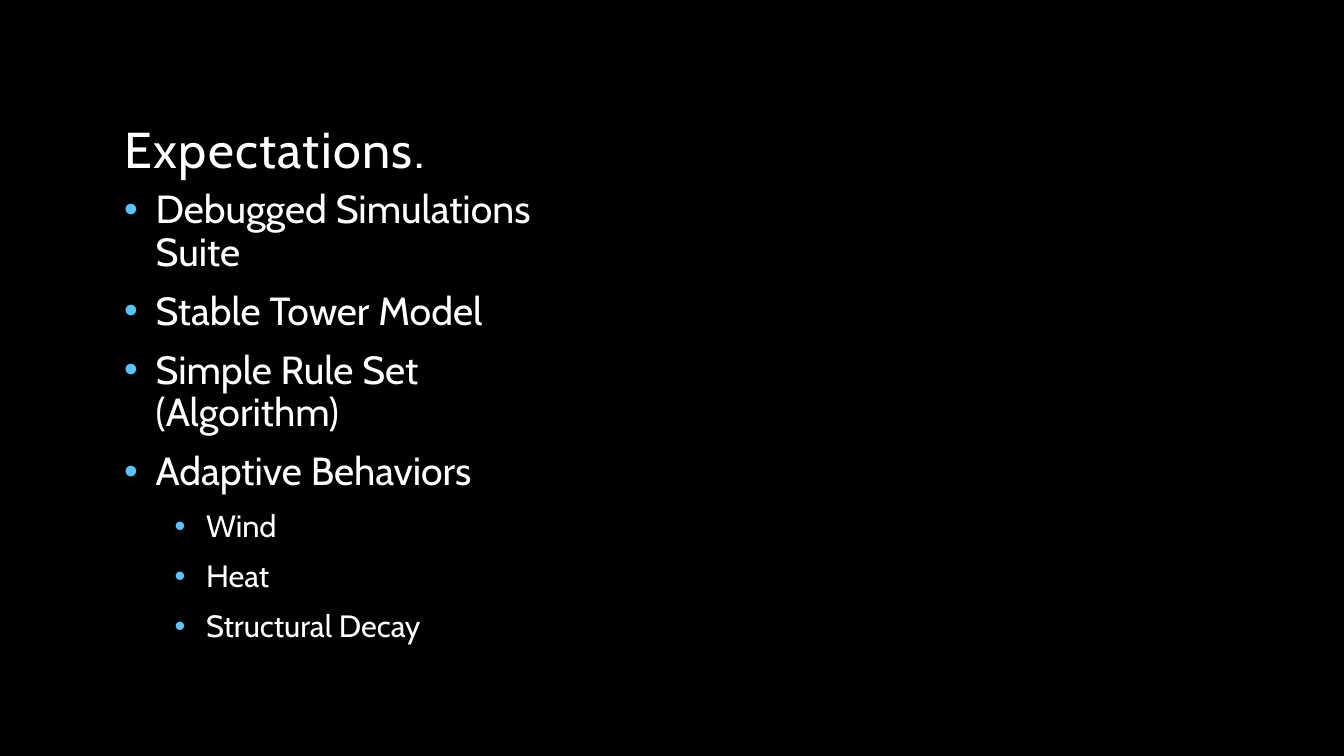
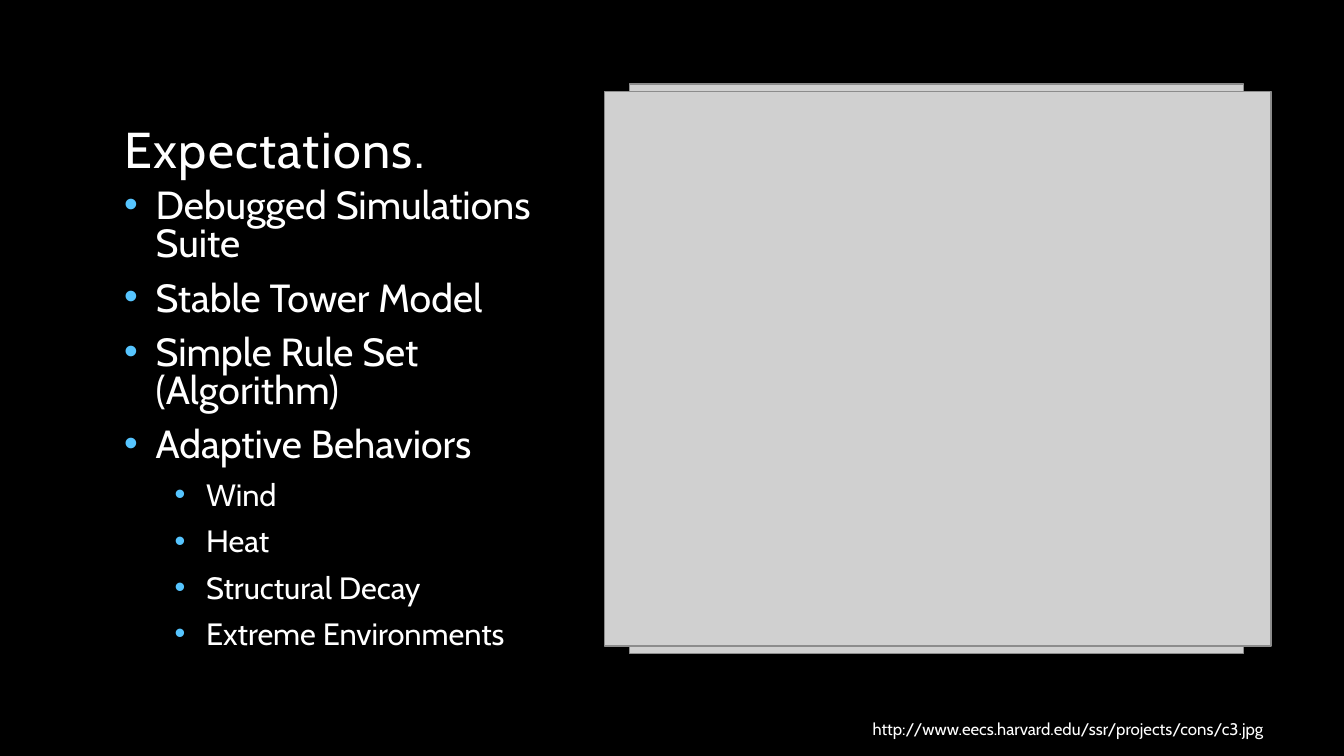
Before and after one commit to kandluis/sap2000, a slide deck: slide 2 of Decentralized Collective Construction.pptx. Drawn at 1344x756 pixels with LibreOffice and Linux fonts; fonts in the diff are those of the drawing; grey boxes stand for pictures; background and template pictures are left out. Boxes give left, top, right and bottom in pixels: in the first picture for what was removed or moved away, otherwise in the second. Text is boxed around its words. In the diff, an @@ line names an element or a change of style, - is before the commit and + after.

```diff
--- a/Decentralized Collective Construction.pptx
+++ b/Decentralized Collective Construction.pptx
@@ picture added at (630, 84, 1243, 653) @@
@@ picture added at (604, 92, 1270, 646) @@
@@ text at (156, 189, 531, 606): line spacing 0.9 to 0.8 @@
@@ text at (206, 623, 505, 646): paragraph added @@
+  • Extreme Environments
@@ text added at (873, 722, 1264, 739), 12 pt, text #FFFFFF @@
+http://www.eecs.harvard.edu/ssr/projects/cons/c3.jpg
```
Also in this commit, not shown: 3 other slides changed, 7 slides removed, 3 other files.
